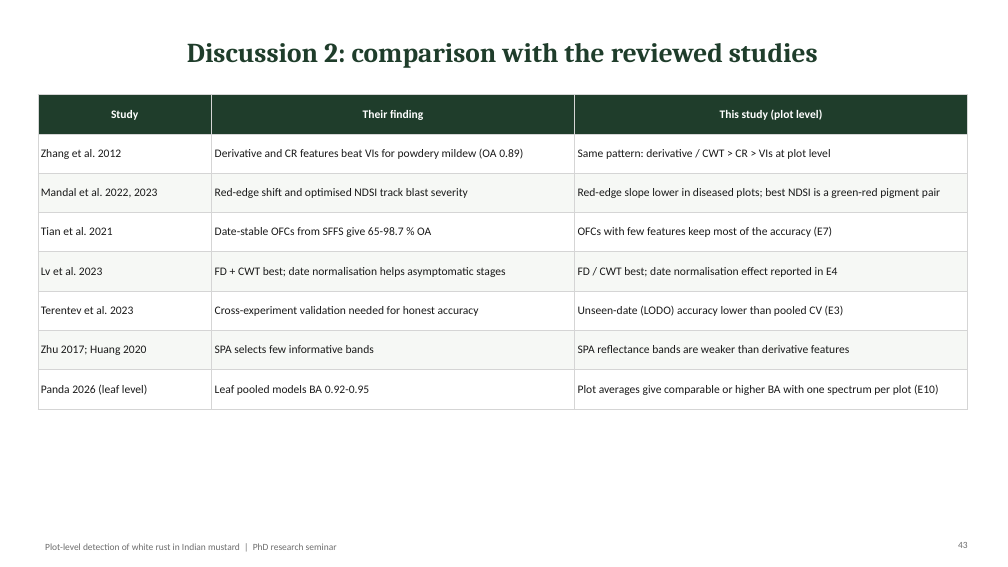
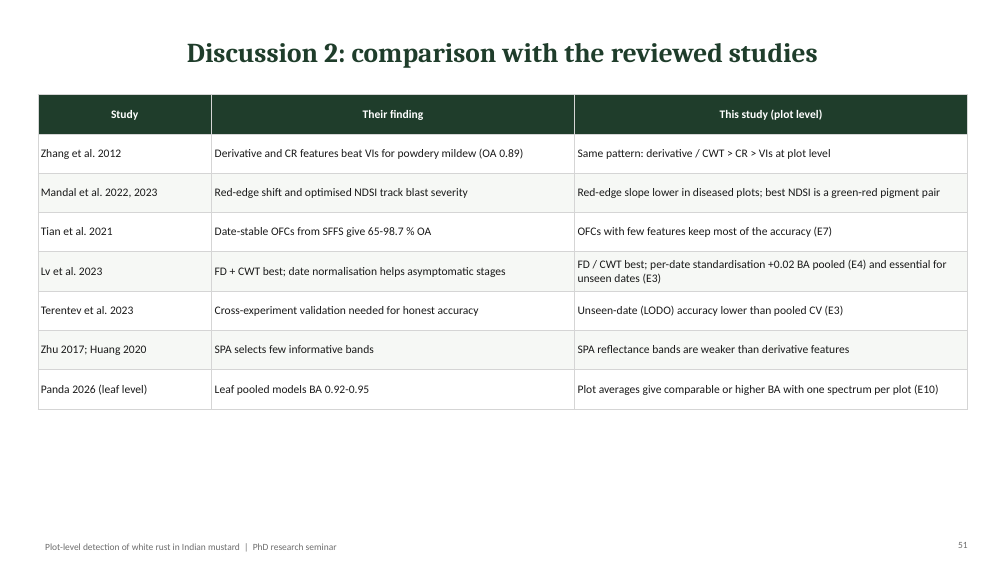
Before and after one commit to animesh809359-afk/sonu, a slide deck: slide 51 of white_rust_plot_analysis/outputs/WhiteRust_Mustard_PlotLevel_PhD_Seminar.pptx (slide 43 before the commit). Drawn at 1008x567 pixels with LibreOffice and Linux fonts; fonts in the diff are those of the drawing. Boxes give left, top, right and bottom in pixels: in the first picture for what was removed or moved away, otherwise in the second. Text is boxed around its words. In the diff, an @@ line names an element or a change of style, - is before the commit and + after.

```diff
--- a/white_rust_plot_analysis/outputs/WhiteRust_Mustard_PlotLevel_PhD_Seminar.pptx
+++ b/white_rust_plot_analysis/outputs/WhiteRust_Mustard_PlotLevel_PhD_Seminar.pptx
@@ table at (38,95,968,399) @@
-row 5, column 3: FD / CWT best; date normalisation effect reported in E4
+row 5, column 3: FD / CWT best; per-date standardisation +0.02 BA pooled (E4) and essential for unseen dates (E3)
@@ page number at (958,542,968,548): text changed @@
-43
+51
```
Also in this commit, not shown: 12 other slides changed, 8 slides added, 5 other files.
